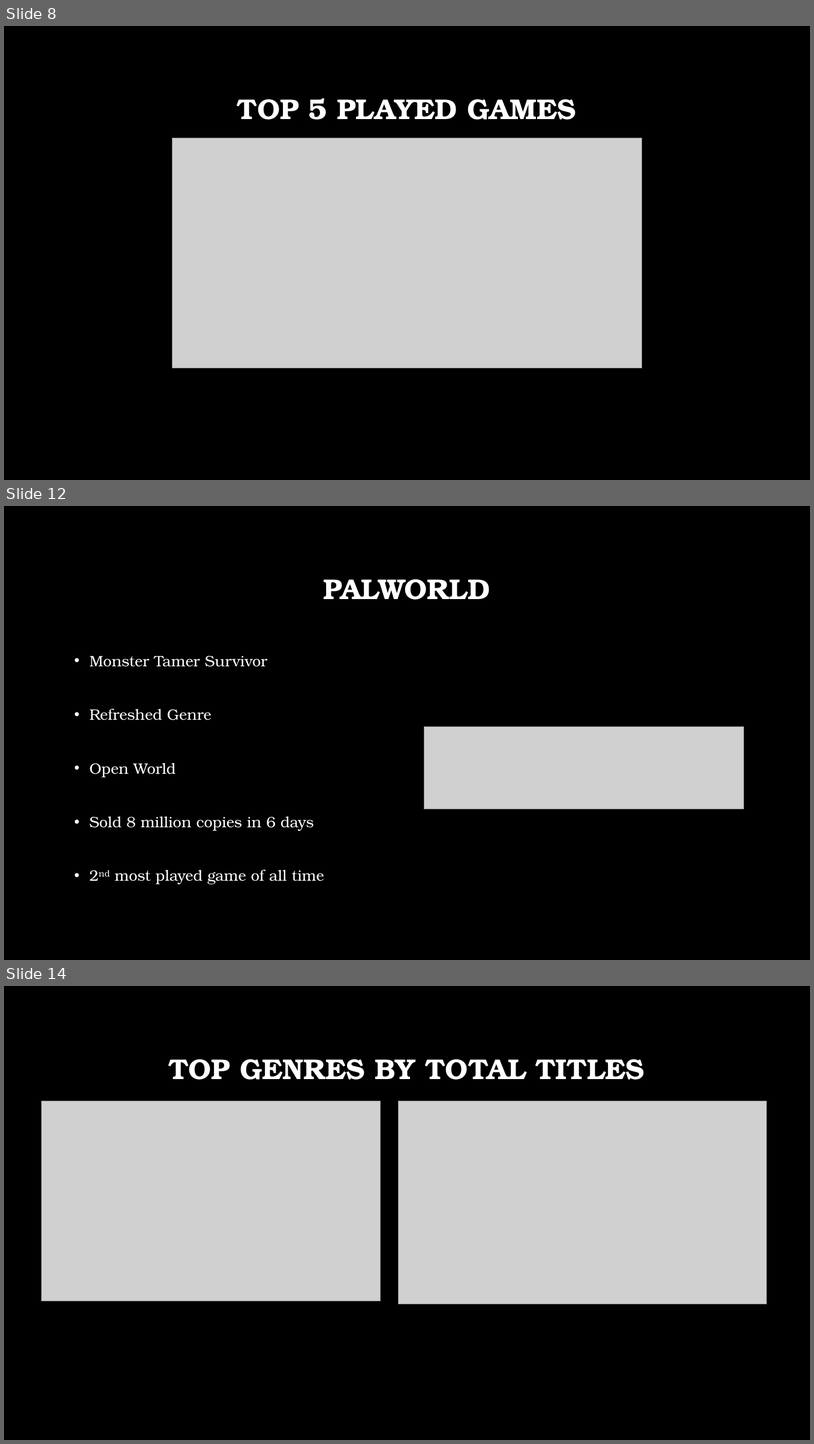
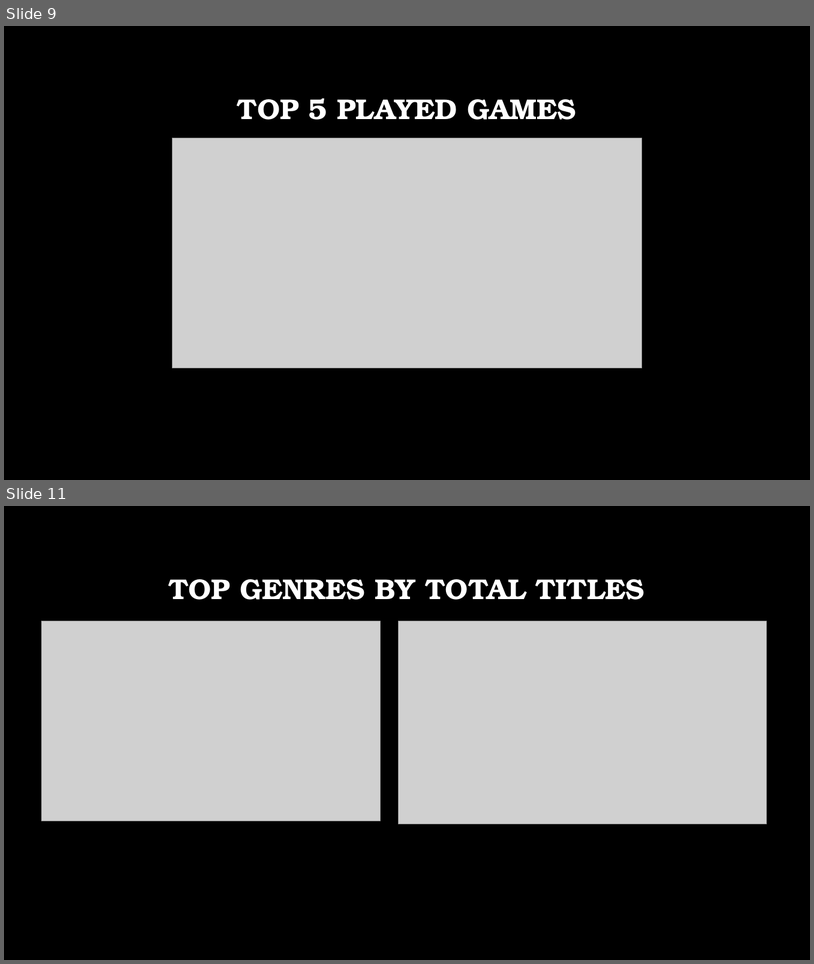
Before and after one commit to JEmmonsJR/SteamAPIAnalysis, a slide deck: SteamCapstone_wTheme.pptx. Shown one above the other, each under a label of ours: slides 8, 12 and 14 before the commit, slides 9 and 11 after it; the slides between them are not shown. The pictures are 814x1444 and 814x964 pixels, drawn with LibreOffice and Linux fonts; fonts in the diff are those of the drawing; grey boxes stand for pictures; background and template pictures are left out. Boxes give left, top, right and bottom in pixels: in the first picture for what was removed or moved away, otherwise in the second. Text is boxed around its words. In the diff, an @@ line names an element or a change of style, - is before the commit and + after.

```diff
--- a/SteamCapstone_wTheme.pptx
+++ b/SteamCapstone_wTheme.pptx
@@ slide 12 removed at [4,506,810,960], background picture (left out) @@
@@ title removed at [323,579,490,600] @@
-PALWORLD
@@ text removed at [89,655,324,884] @@
-• Monster Tamer Survivor
-• Refreshed Genre
-• Open World
-• Sold 8 million copies in 6 days
-• 2nd most played game of all time
@@ picture removed at [425,727,744,809] @@
@@ what was slide 8 is now slide 9 @@
@@ what was slide 14 is now slide 11 @@
```
Also in this commit, not shown: 4 slides changed, 2 slides added, 4 other slides removed, 5 other files.
